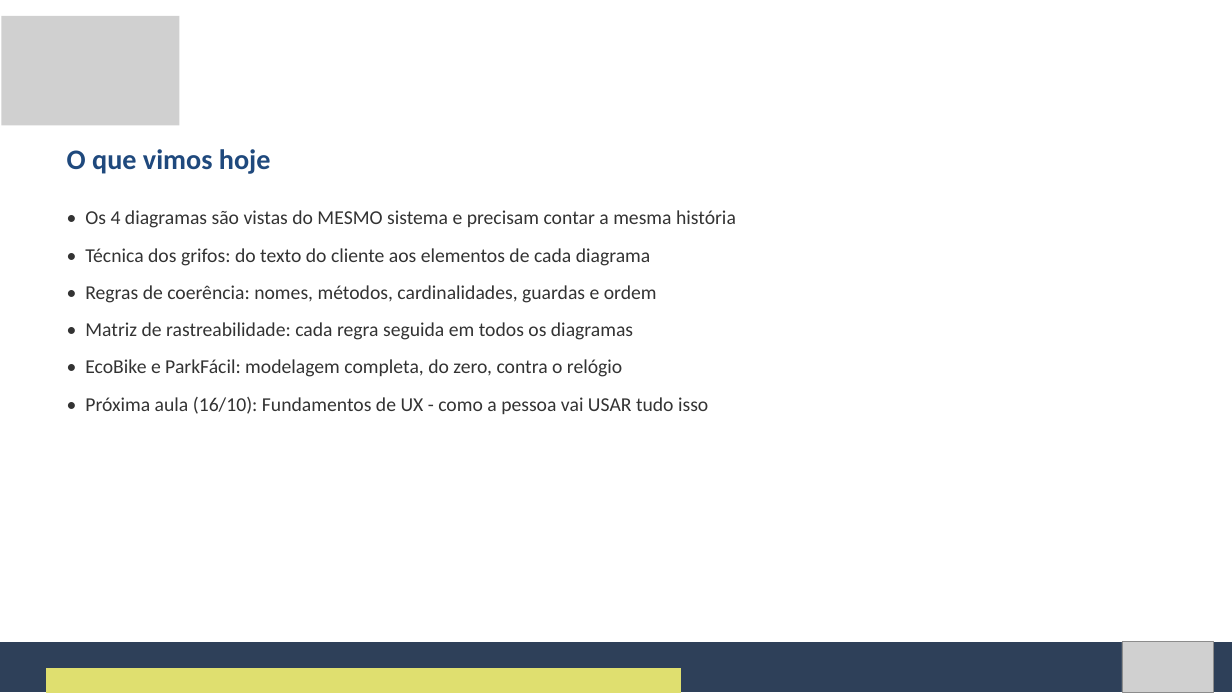
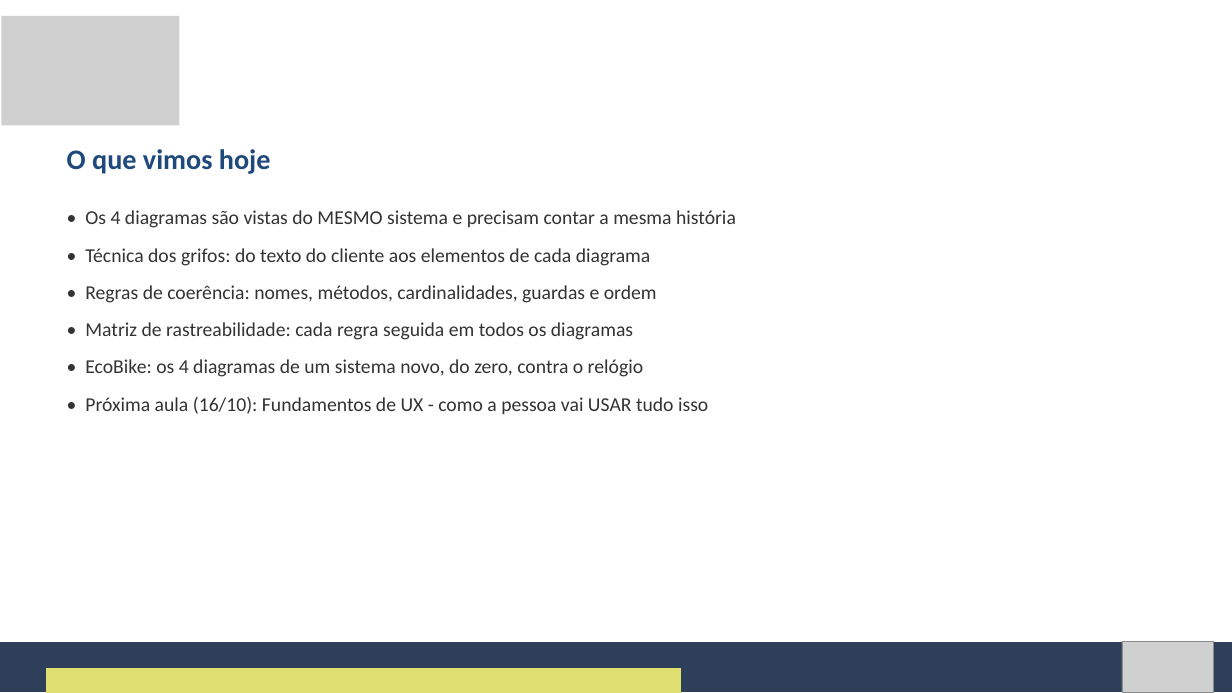
Before and after one commit to Natan20/Curso-Modelagem-De-Sistemas-Material, a slide deck: slide 92 of Aula 09 - 15-10-2026/Aula 9 - Slides.pptx (slide 104 before the commit). Drawn at 1232x693 pixels with LibreOffice and Linux fonts; fonts in the diff are those of the drawing; grey boxes stand for pictures. Boxes give left, top, right and bottom in pixels: in the first picture for what was removed or moved away, otherwise in the second. Text is boxed around its words. In the diff, an @@ line names an element or a change of style, - is before the commit and + after.

```diff
--- a/Aula 09 - 15-10-2026/Aula 9 - Slides.pptx
+++ b/Aula 09 - 15-10-2026/Aula 9 - Slides.pptx
@@ text at [85, 359, 643, 377]: text changed @@
-• EcoBike e ParkFácil: modelagem completa, do zero, contra o relógio
+• EcoBike: os 4 diagramas de um sistema novo, do zero, contra o relógio
```
Also in this commit, not shown: 12 other slides changed, 13 slides added, 25 slides removed, 2 other files.
